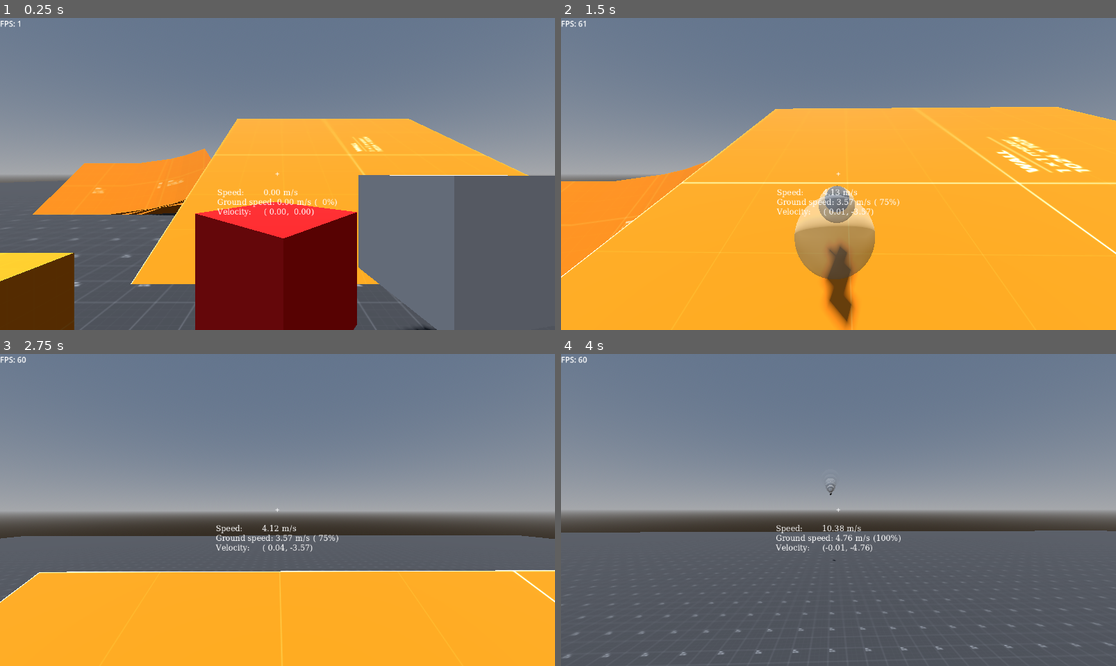
Above: before the commit, frames 1-4 (two rows, left to right).
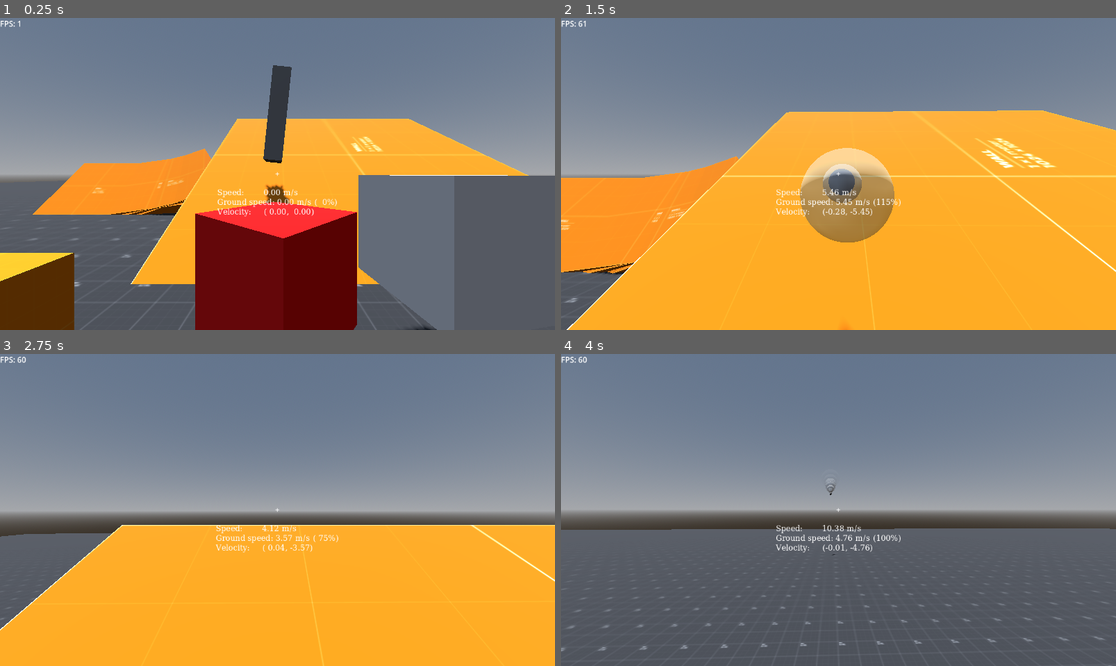
Above: after the commit, the same moments.

Repository: ericljiang/godot-testing
Game: Godot game, scene res://scene.tscn
Two runs of this game, one before a commit and one after it. Both use one fixed random seed, a clock stepped at 60 frames per second and the inputs below.
Inputs (mouse positions are in pixels of both pictures, inside the frame that each line leads up to):
- Up to frame 1 (0.25 s): no input
- Up to frame 2 (1.5 s): move the mouse to (866, 174) at 0.52 s; hold W (move_forward) from 0.53 s (still down); tap Ctrl (crouch) at 0.6 s; tap Space (jump) at 0.77 s; move the mouse to (810, 174) at 1.27 s; click (810, 174) at 1.35 s
- Up to frame 3 (2.75 s): keep holding W (move_forward); tap Space (jump) at 1.52 s; move the mouse to (288, 503) at 2.02 s; tap Ctrl (crouch) at 2.1 s
- Up to frame 4 (4 s): keep holding W (move_forward); move the mouse to (832, 516) at 2.77 s; click (832, 516) at 2.85 s; tap Space (jump) at 3.02, 3.77 s; move the mouse to (877, 513) at 3.52 s; tap Ctrl (crouch) at 3.6 s

The runs differ from the first frame. In frame 1, 1.2% of the frame differs, in the area x 47-53%, y 15-60%; in frame 2, 14%; in frame 3, 14%, in the area x 0-100%, y 54-100%; in frame 4, 1.6%.

Commit message:
Rigidbody testing

Diff:
--- a/project.godot
+++ b/project.godot
@@ -12,7 +12,7 @@
 
 config/name="godot-testing"
 run/main_scene="uid://cgdu48lhsnixe"
-config/features=PackedStringArray("4.6", "Forward Plus")
+config/features=PackedStringArray("4.7", "Forward Plus")
 run/max_fps=500
 config/icon="res://icon.svg"
 
--- a/scene.tscn
+++ b/scene.tscn
@@ -64,6 +64,11 @@
 [sub_resource type="LabelSettings" id="LabelSettings_ni31j"]
 font_size = 44
 
+[sub_resource type="BoxShape3D" id="BoxShape3D_5juve"]
+size = Vector3(0.4, 1, 1)
+
+[sub_resource type="BoxMesh" id="BoxMesh_fy5k1"]
+
 [node name="Root" type="Node3D" unique_id=1104902297]
 
 [node name="Terrain" type="Node" parent="." unique_id=1600461140]
@@ -320,3 +325,30 @@
 [node name="QuitButton" type="Button" parent="PauseMenu/CenterContainer/PanelContainer/VBoxContainer" unique_id=1635411788]
 layout_mode = 2
 text = "QUIT"
+
+[node name="Node3D" type="Node3D" parent="." unique_id=1288952146]
+transform = Transform3D(0.9947476, 0.102358505, 0, -0.102358505, 0.9947476, 0, 0, 0, 1, 0, 3.2573545, -4.8154755)
+
+[node name="RigidBody3D" type="RigidBody3D" parent="Node3D" unique_id=242286033]
+transform = Transform3D(1, 0, 0, 0, 1, 0, 0, 0, 1, 0, 0.50000006, 0)
+
+[node name="CollisionShape3D" type="CollisionShape3D" parent="Node3D/RigidBody3D" unique_id=1057732445]
+shape = SubResource("BoxShape3D_5juve")
+
+[node name="MeshInstance3D" type="MeshInstance3D" parent="Node3D/RigidBody3D" unique_id=445679]
+transform = Transform3D(0.4, 0, 0, 0, 1, 0, 0, 0, 1, 0, 0, 0)
+mesh = SubResource("BoxMesh_fy5k1")
+
+[node name="HingeJoint3D" type="HingeJoint3D" parent="Node3D" unique_id=978904387]
+node_a = NodePath("../RigidBody3D")
+node_b = NodePath("../RigidBody3D2")
+
+[node name="RigidBody3D2" type="RigidBody3D" parent="Node3D" unique_id=310752944]
+transform = Transform3D(1, 0, 0, 0, 1, 0, 0, 0, 1, 0, -0.5, 0)
+
+[node name="CollisionShape3D" type="CollisionShape3D" parent="Node3D/RigidBody3D2" unique_id=1801111944]
+shape = SubResource("BoxShape3D_5juve")
+
+[node name="MeshInstance3D" type="MeshInstance3D" parent="Node3D/RigidBody3D2" unique_id=429620486]
+transform = Transform3D(0.4, 0, 0, 0, 1, 0, 0, 0, 1, 0, 0, 0)
+mesh = SubResource("BoxMesh_fy5k1")
